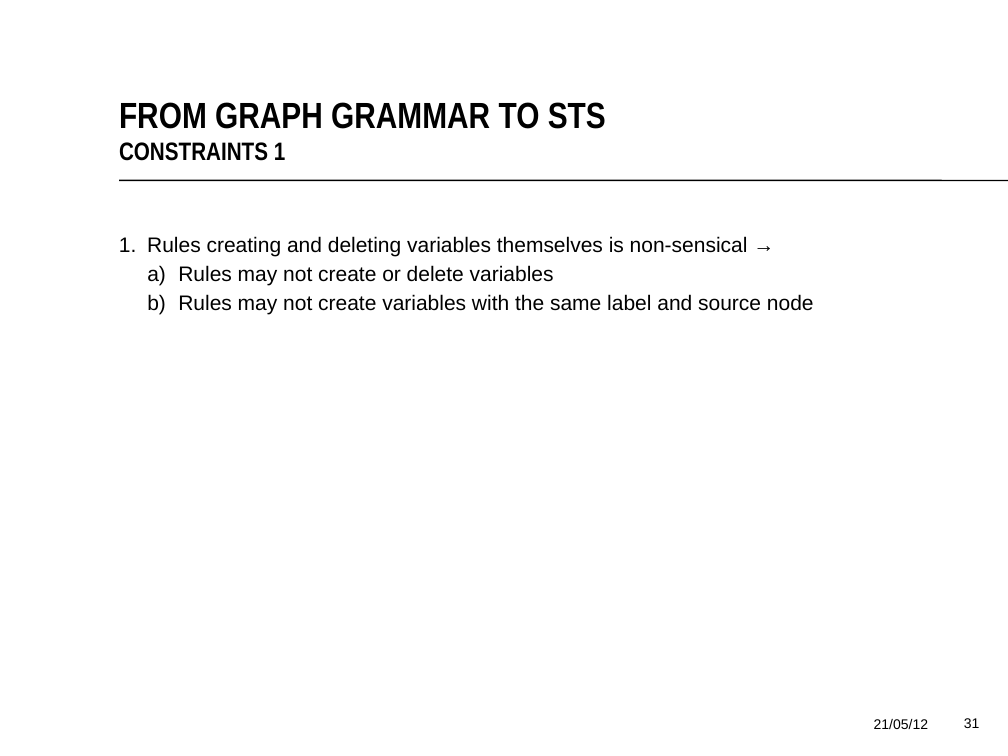
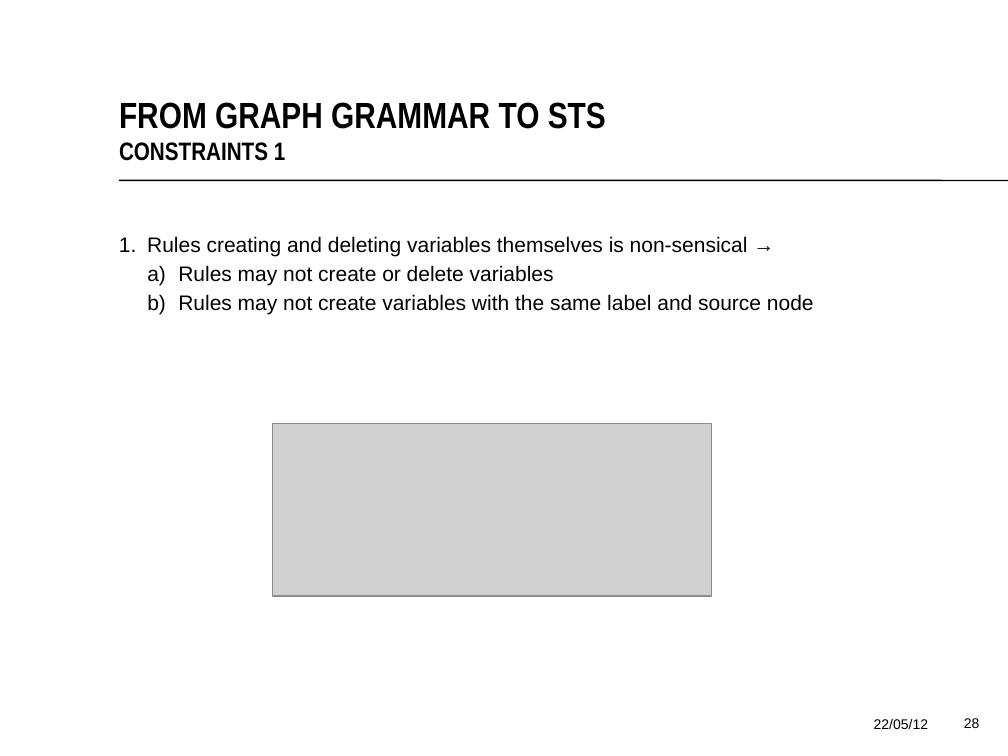
Before and after one commit to vincentdebruijnut/MBT-with-GTS, a slide deck: slide 28 of Final-thesis/presentation/presentatie.odp (slide 31 before the commit). Drawn at 1008x756 pixels with LibreOffice and Linux fonts; fonts in the diff are those of the drawing; grey boxes stand for pictures; background and template pictures are left out. Boxes give left, top, right and bottom in pixels: in the first picture for what was removed or moved away, otherwise in the second. Text is boxed around its words. In the diff, an @@ line names an element or a change of style, - is before the commit and + after.

```diff
--- a/Final-thesis/presentation/presentatie.odp
+++ b/Final-thesis/presentation/presentatie.odp
@@ picture added at <box>272,423,711,596</box> @@
@@ text at <box>874,719,928,729</box>: text changed @@
-21/05/12
+22/05/12
@@ page number at <box>964,718,980,728</box>: text changed @@
-31
+28
```
Also in this commit, not shown: 35 other slides changed, 3 slides removed, 30 other files.
